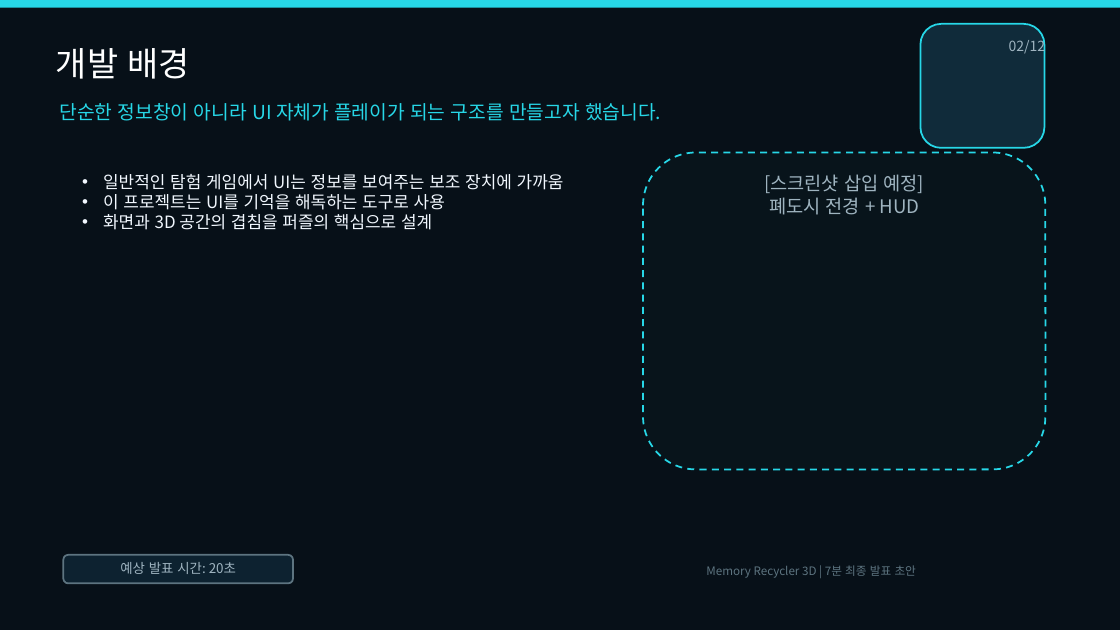
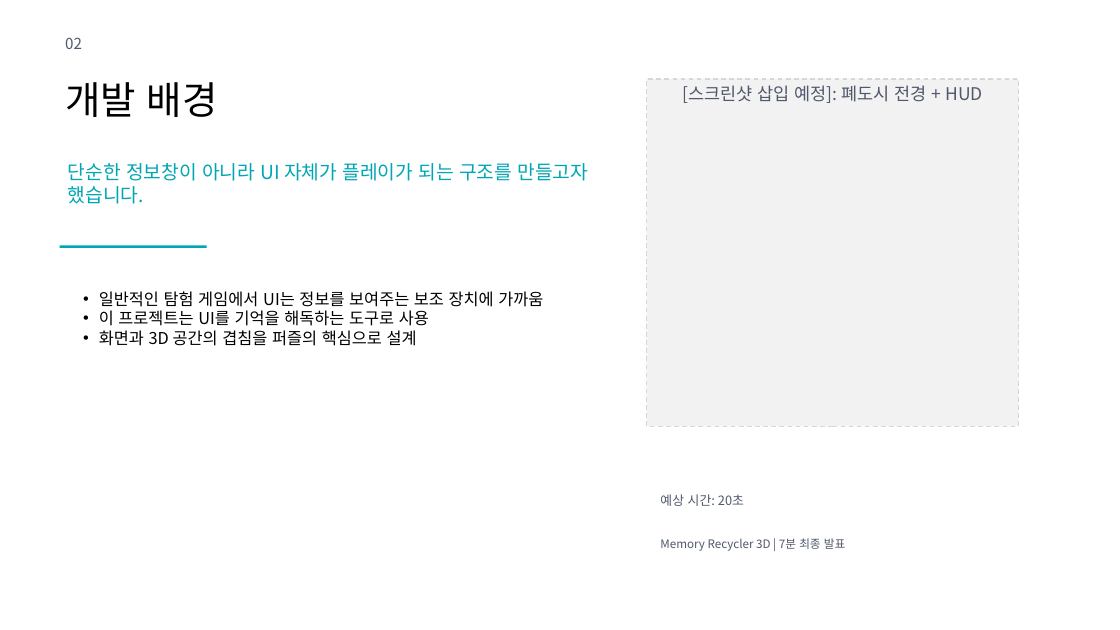
Before and after one commit to wodnd0403/memory_recycler, a slide deck: slide 2 of Docs/MemoryRecycler3D_Final_Presentation.pptx. Drawn at 1120x630 pixels with LibreOffice and Linux fonts; fonts in the diff are those of the drawing. Boxes give left, top, right and bottom in pixels: in the first picture for what was removed or moved away, otherwise in the second. Text is boxed around its words. In the diff, an @@ line names an element or a change of style, - is before the commit and + after.

Commit message:
fix: 템플릿 기반 최종 발표 PPT 한글 정상화

```diff
--- a/Docs/MemoryRecycler3D_Final_Presentation.pptx
+++ b/Docs/MemoryRecycler3D_Final_Presentation.pptx
@@ rectangle removed at <box>0,0,1120,630</box> @@
@@ rectangle removed at <box>0,0,1120,8</box> @@
@@ rounded rectangle removed at <box>921,24,1045,148</box> @@
@@ text at <box>65,37,82,49</box>: text changed; size 12 to 13 pt; text colour #9FB4C0 to #50586B @@
-02/12
+02
@@ text "개발 배경": place and size @@
-text "개발 배경" at <box>56,48,190,79</box>
+text "개발 배경" at <box>65,82,218,117</box>
@@ text "개발 배경" at <box>65,82,218,117</box>: size 29 to 33 pt, text colour #FFFFFF to #000000 @@
@@ rectangle "[스크린샷 삽입 예정]: 폐도시 전경 ...": place and size @@
-rectangle "[스크린샷 삽입 예정]: 폐도시 전경 ..." at <box>644,153,1046,470</box>
+rectangle "[스크린샷 삽입 예정]: 폐도시 전경 ..." at <box>647,79,1019,426</box>
@@ rectangle "[스크린샷 삽입 예정]: 폐도시 전경 ..." at <box>647,79,1019,426</box>: rounded rectangle to rectangle; fill #08141B to #F2F2F2; outline #27D7E7 1.5 pt dashed to #D7D7D7 1 pt dashed @@
@@ text in rectangle at <box>682,85,983,103</box>: text changed; size 16 to 15 pt; text colour #9FB4C0 to #50586B @@
-[스크린샷 삽입 예정]
-폐도시 전경 + HUD
+[스크린샷 삽입 예정]: 폐도시 전경 + HUD
@@ text "단순한 정보창이 아니라 UI 자체가 ...": place and size @@
-text "단순한 정보창이 아니라 UI 자체가 ..." at <box>60,103,661,121</box>
+text "단순한 정보창이 아니라 UI 자체가 ..." at <box>68,163,588,204</box>
@@ text "단순한 정보창이 아니라 UI 자체가 ..." at <box>68,163,588,204</box>: text colour #27D7E7 to #00A6B4 @@
@@ rectangle added at <box>60,245,207,248</box>, fill #00A6B4 @@
@@ text "일반적인 탐험 게임에서 UI는 정보를 ...": place and size @@
-text "일반적인 탐험 게임에서 UI는 정보를 ..." at <box>103,174,564,230</box>
+text "일반적인 탐험 게임에서 UI는 정보를 ..." at <box>99,291,543,346</box>
@@ text "일반적인 탐험 게임에서 UI는 정보를 ..." at <box>99,291,543,346</box>: size 14.5 to 14 pt, text colour #F2F8FF to #000000; indent changed @@
@@ text "예상 시간: 20초": place and size @@
-text "예상 시간: 20초" at <box>63,555,292,584</box>
+text "예상 시간: 20초" at <box>660,494,744,506</box>
@@ text "예상 시간: 20초" at <box>660,494,744,506</box>: fill #0D2230 to none; outline #5D7480 1.5 pt to none @@
@@ text at <box>660,494,744,506</box>: text changed; size 11.5 to 11 pt; text colour #9FB4C0 to #50586B @@
-예상 발표 시간: 20초
+예상 시간: 20초
@@ text at <box>660,538,845,551</box>: text changed; text colour #5D7480 to #50586B @@
-Memory Recycler 3D | 7분 최종 발표 초안
+Memory Recycler 3D | 7분 최종 발표
```
Also in this commit, not shown: 11 other slides changed, 2 other files.
